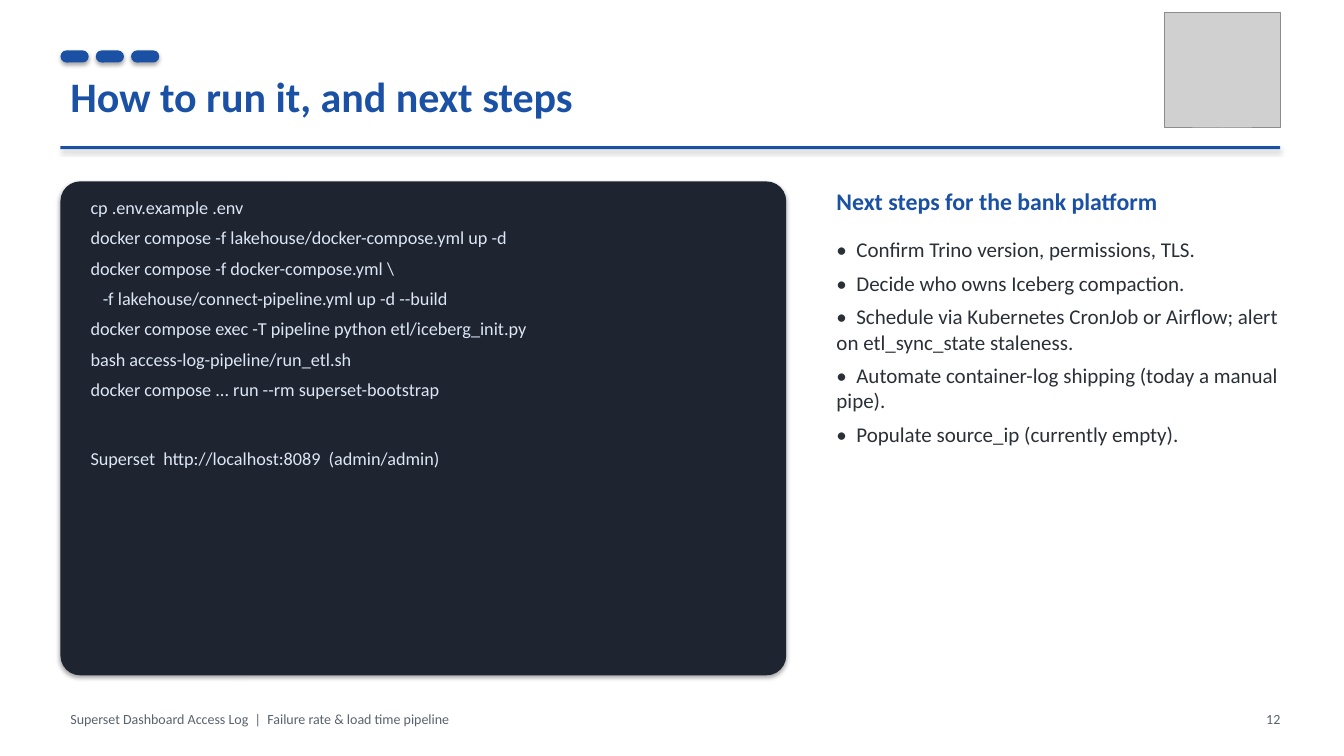
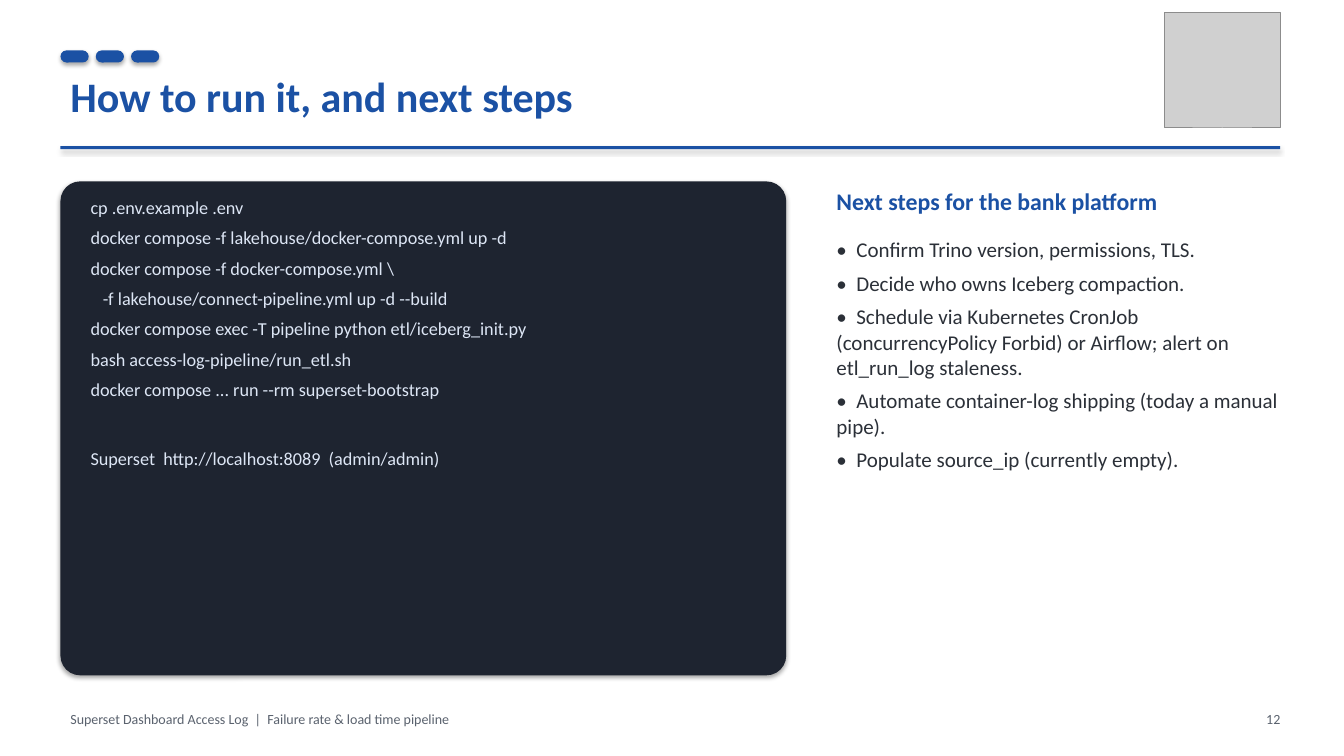
Before and after one commit to Mo-Khaled/Superset-Access-Log, a slide deck: slide 12 of docs/SCB_Pipeline_Flow.pptx. Drawn at 1344x756 pixels with LibreOffice and Linux fonts; fonts in the diff are those of the drawing; grey boxes stand for pictures. Boxes give left, top, right and bottom in pixels: in the first picture for what was removed or moved away, otherwise in the second. Text is boxed around its words. In the diff, an @@ line names an element or a change of style, - is before the commit and + after.

```diff
--- a/docs/SCB_Pipeline_Flow.pptx
+++ b/docs/SCB_Pipeline_Flow.pptx
@@ text at bbox=[836, 309, 1229, 379]: text changed @@
-• Schedule via Kubernetes CronJob or Airflow; alert on etl_sync_state staleness.
+• Schedule via Kubernetes CronJob (concurrencyPolicy Forbid) or Airflow; alert on etl_run_log staleness.
```
Also in this commit, not shown: 6 other slides changed, 36 other files.
